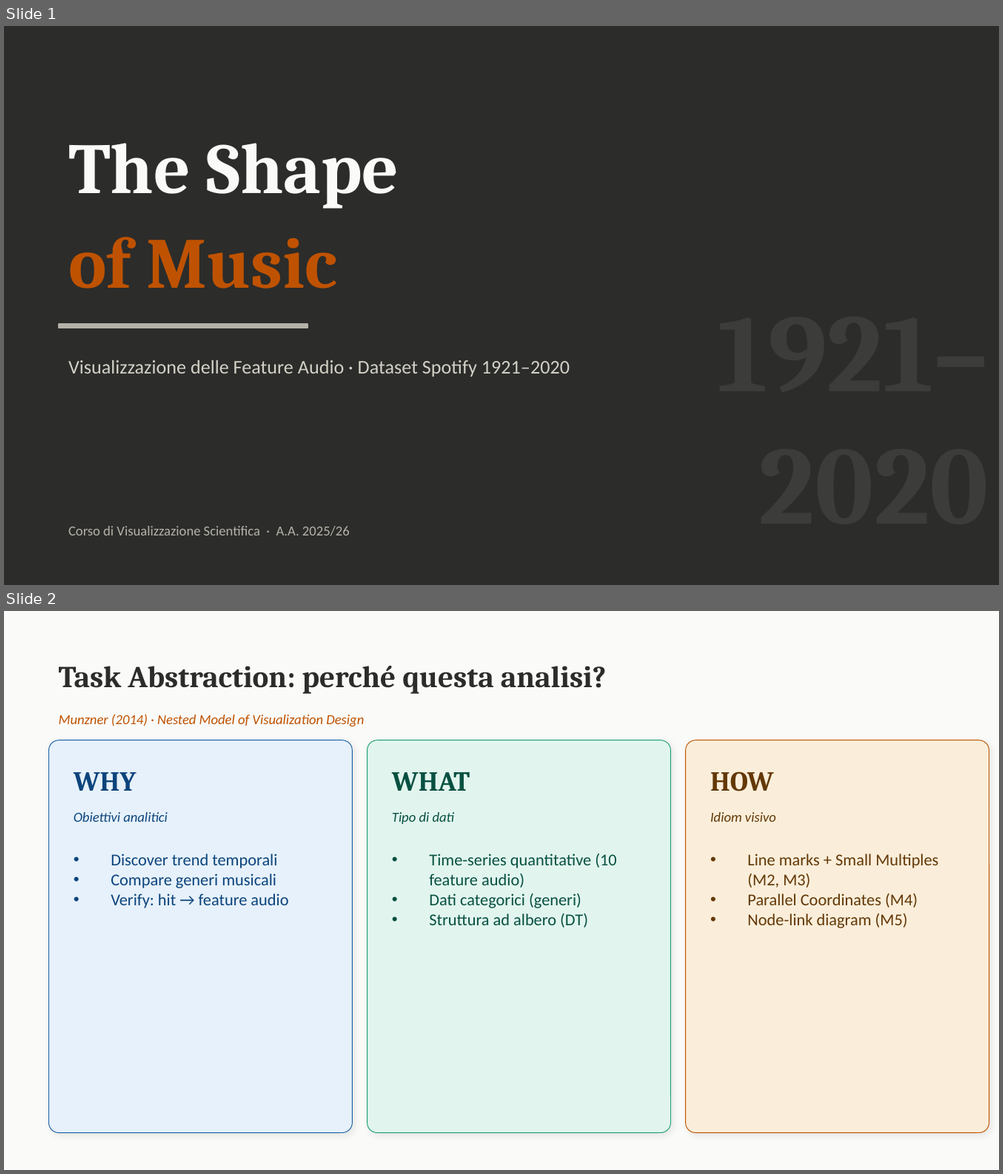
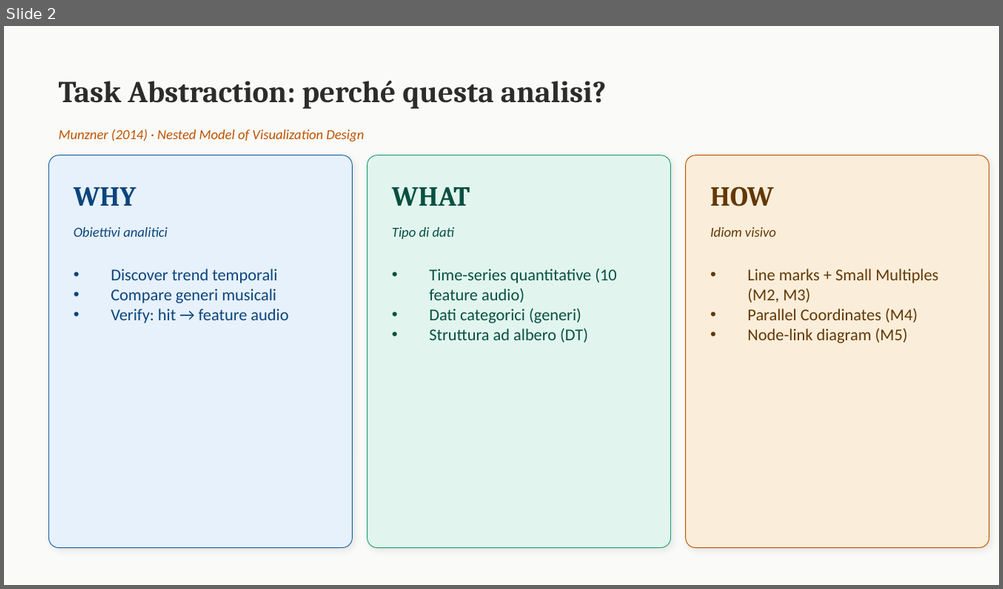
Before and after one commit to arcadiacipolla/La_Trasformazione_del_Suono_-_Scientific_Visualization, a slide deck: the_shape_of_music.pptx. Shown one above the other, each under a label of ours: slides 1 and 2 before the commit, slide 2 after it. The pictures are 1003x1174 and 1003x589 pixels, drawn with LibreOffice and Linux fonts; fonts in the diff are those of the drawing. Boxes give left, top, right and bottom in pixels: in the first picture for what was removed or moved away, otherwise in the second. Text is boxed around its words. In the diff, an @@ line names an element or a change of style, - is before the commit and + after.

```diff
--- a/the_shape_of_music.pptx
+++ b/the_shape_of_music.pptx
@@ slide 1 removed at (x1=4, y1=26, x2=999, y2=585), background #2C2C2A @@
@@ text removed at (x1=68, y1=143, x2=398, y2=209) @@
-The Shape
@@ text removed at (x1=68, y1=237, x2=337, y2=289) @@
-of Music
@@ rectangle removed at (x1=59, y1=324, x2=307, y2=329) @@
@@ text removed at (x1=68, y1=360, x2=569, y2=377) @@
-Visualizzazione delle Feature Audio · Dataset Spotify 1921–2020
@@ text removed at (x1=68, y1=526, x2=350, y2=537) @@
-Corso di Visualizzazione Scientifica · A.A. 2025/26
```
Also in this commit, not shown: 2 slides changed, 1 slide added, 1 other file.
